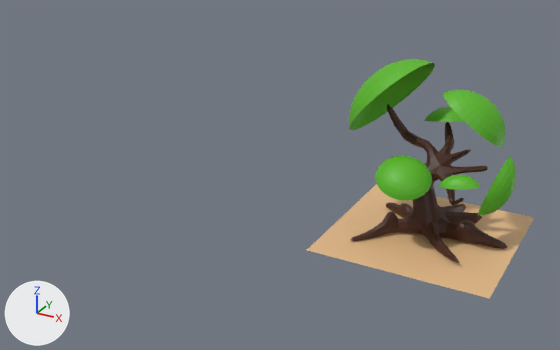
An edit to the glTF model Assets/Models/Hub_Tree.glb, drawn before and after from the same camera.
The view is the same before and after, from a 50 mm camera at (9.3, -30.5, 16.6) aimed at (-7.5, 0.0, 1.3). Every picture has the same lights, and +X, +Y and +Z are marked at lower left. Where no turn or scale is listed for an object, it has been applied to the vertices. Vertices at the same position are counted once.
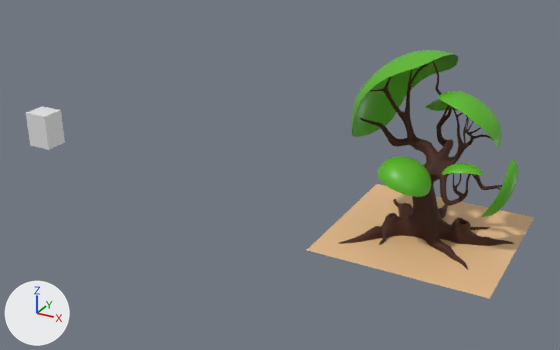
Commit message: Update to tree model

The change in detail:
me_mesh is used by ob_trunk_col; location (0.0, 0.0, 0.0).
me_mesh had 900 vertices, 1796 faces and spanned x -2.75..3.66, y -2.39..2.98, z 0.01..5.27.
me_mesh now has 4010 vertices, 8016 faces and spans x -3.92..3.82, y -2.82..3.68, z -0.18..7.78.
me_mesh part 1: 1 vertex moved within x 0.32, y -0.36, z 3.02; 734 vertices removed from x -2.75..3.66, y -2.39..2.98, z 0.01..5.27; 3844 vertices added at x -3.92..3.82, y -2.82..3.68, z -0.18..7.78.
me_mesh part 2: the surface is now shaded smooth.
Mesh me_cube is new.
It is a box spanning x -0.73..0.73, y -0.65..0.65, z 0.0..2.0.
Mesh me_sphere_1 is new.
It has 1155 vertices, 2106 faces and spans x -2.87..4.78, y -3.61..2.81, z -3.73..2.88.
It uses material mat_leaves (green #59b720).
Object 'Sphere' (ob_sphere) is deleted.
Object 'Sphere.001' (ob_sphere_001) is deleted.
Object 'Sphere.002' (ob_sphere_002) is deleted.
Object 'Sphere.003' (ob_sphere_003) is deleted.
Object 'Sphere.004' (ob_sphere_004) is deleted.
Object 'Sphere.005' (ob_sphere_005) is deleted.
Object 'Cube' (ob_cube) is new; it shows me_cube.
Its location is (-22.99, 0.0, 0.0).
Object 'Leaves' (ob_leaves) is new; it shows me_sphere_1.
Its location is (-1.13, 0.97, 5.17).

Location of each change, (x1, y1, x2, y2) in pixels of the pictures (560 x 350 px):
'Trunk_col', reshaped (11% wider, 31% taller)
    before: (350, 104, 507, 263)
    after: (339, 61, 514, 270)
'Leaves', added (green)
    after: (351, 50, 518, 217)
'Sphere', deleted (green)
    before: (349, 59, 435, 130)
'Sphere.005', deleted (green)
    before: (375, 155, 432, 200)
'Sphere.002', deleted (green)
    before: (443, 90, 506, 147)
'Cube', added
    after: (26, 106, 65, 150)
'Sphere.003', deleted (green)
    before: (478, 157, 516, 215)
'Sphere.004', deleted (green)
    before: (439, 175, 480, 190)
'Sphere.001', deleted (green)
    before: (424, 106, 464, 122)
part 1 of me_mesh, built on
    before: (350, 104, 507, 263)
    after: (339, 61, 514, 270)
